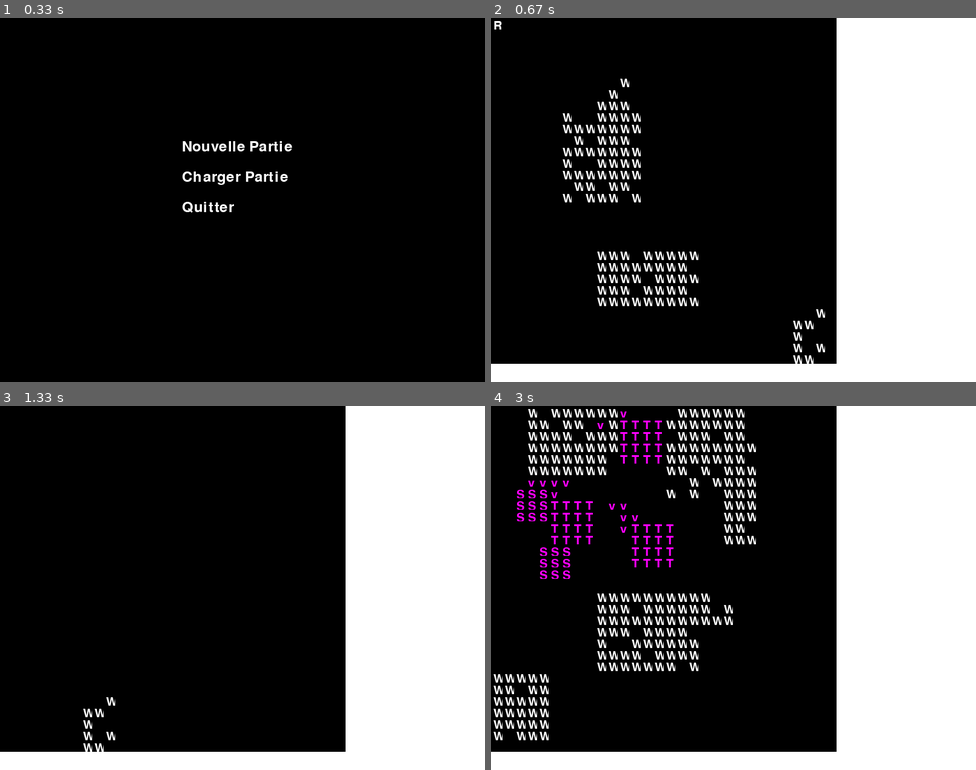
Above: before the commit, frames 1-4 (two rows, left to right).
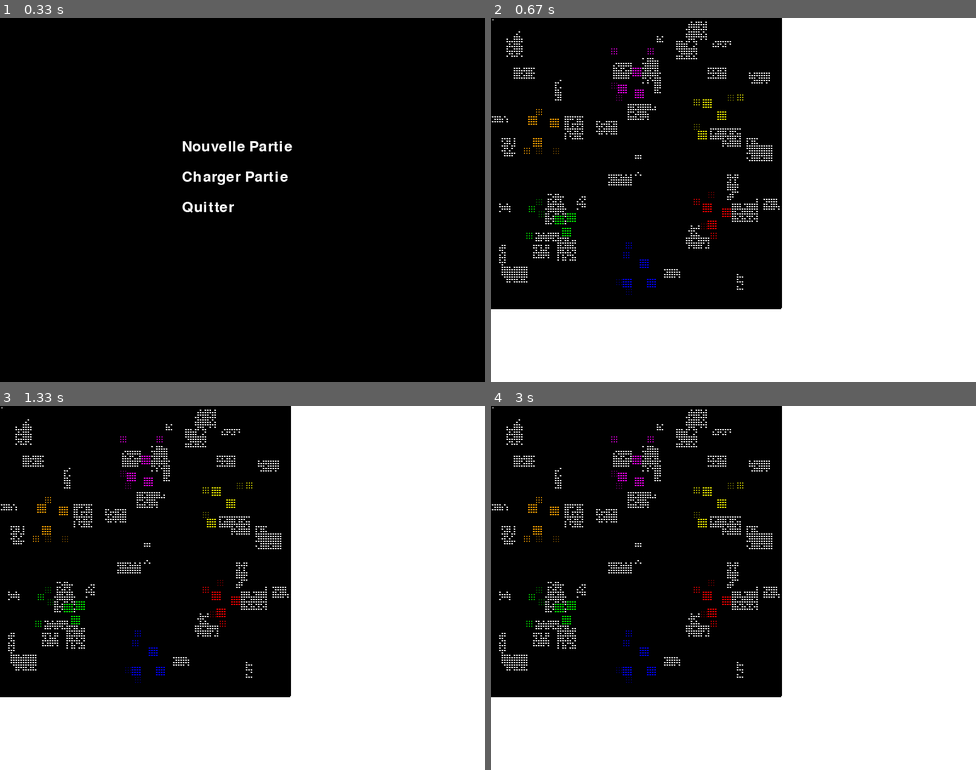
Above: after the commit, the same moments.

Repository: vstadle/AIge-of-EmpAIres
Game: pygame game, started from src/main.py
Two runs of this game, one before a commit and one after it. Both use one fixed random seed, a clock stepped at 60 frames per second and the inputs below.
Inputs:
- Up to frame 1 (0.33 s): no input
- Up to frame 2 (0.67 s): click "Nouvelle Partie" at 0.38 s
- Up to frame 3 (1.33 s): hold D 0.67-1.13 s; hold D from 1.17 s (still down)
- Up to frame 4 (3 s): release D at 1.63 s; hold S 1.67-1.97 s; hold D 2-2.63 s; hold S from 2.67 s (still down)

Frame 1 is identical in both runs. In frame 2, 24% of the frame differs, in the area x 0-72%, y 0-95%; in frame 3, 22%; in frame 4, 28%.

Commit message:
fix map_2D

Diff:
--- a/src/model/Map.py
+++ b/src/model/Map.py
@@ -38,6 +38,7 @@
 
         self.map = [[" " for x in range(120)] for y in range(120)]
         self.map[0][0] = 'R'
+        self.map[119][119] = 'R'
 
 
     def generateGenerousResources(self):
--- a/src/view/ViewMap.py
+++ b/src/view/ViewMap.py
@@ -16,8 +16,8 @@
         self.map = map  # Référence vers le modèle Map
         self.cmap = cmap  # Référence vers le contrôleur de la fenêtre
 
-        self.GRID_WIDTH = 30  # Largeur de la grille en nombre de cellules
-        self.GRID_HEIGHT = 30  # Hauteur de la grille en nombre de cellules
+        self.GRID_WIDTH =120  # Largeur de la grille en nombre de cellules
+        self.GRID_HEIGHT = 120  # Hauteur de la grille en nombre de cellules
 
         # Information sur la carte
         display_info = pygame.display.Info()
